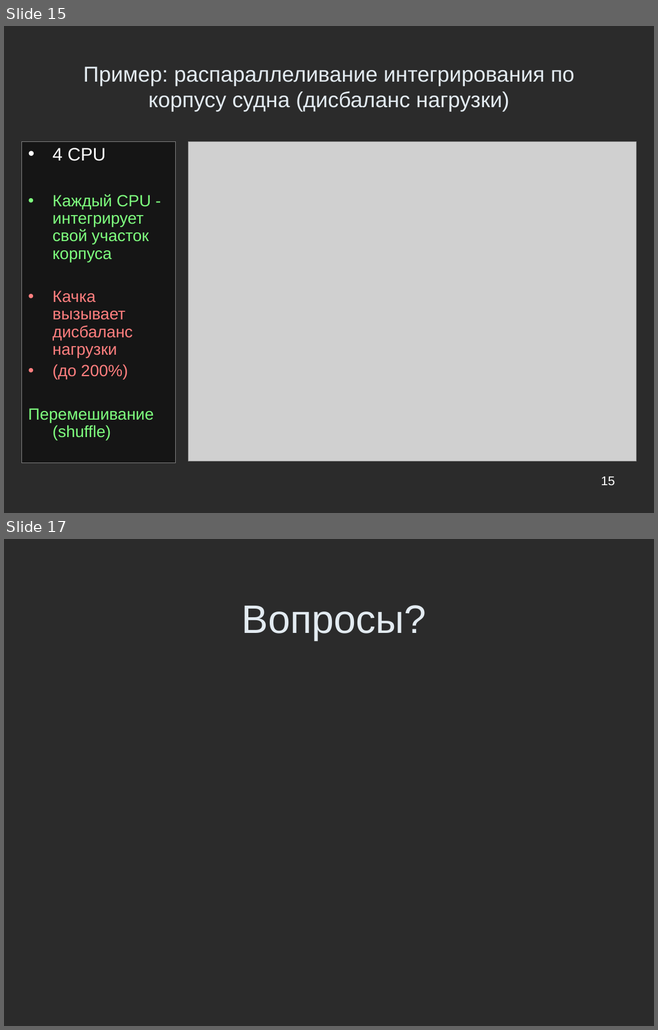
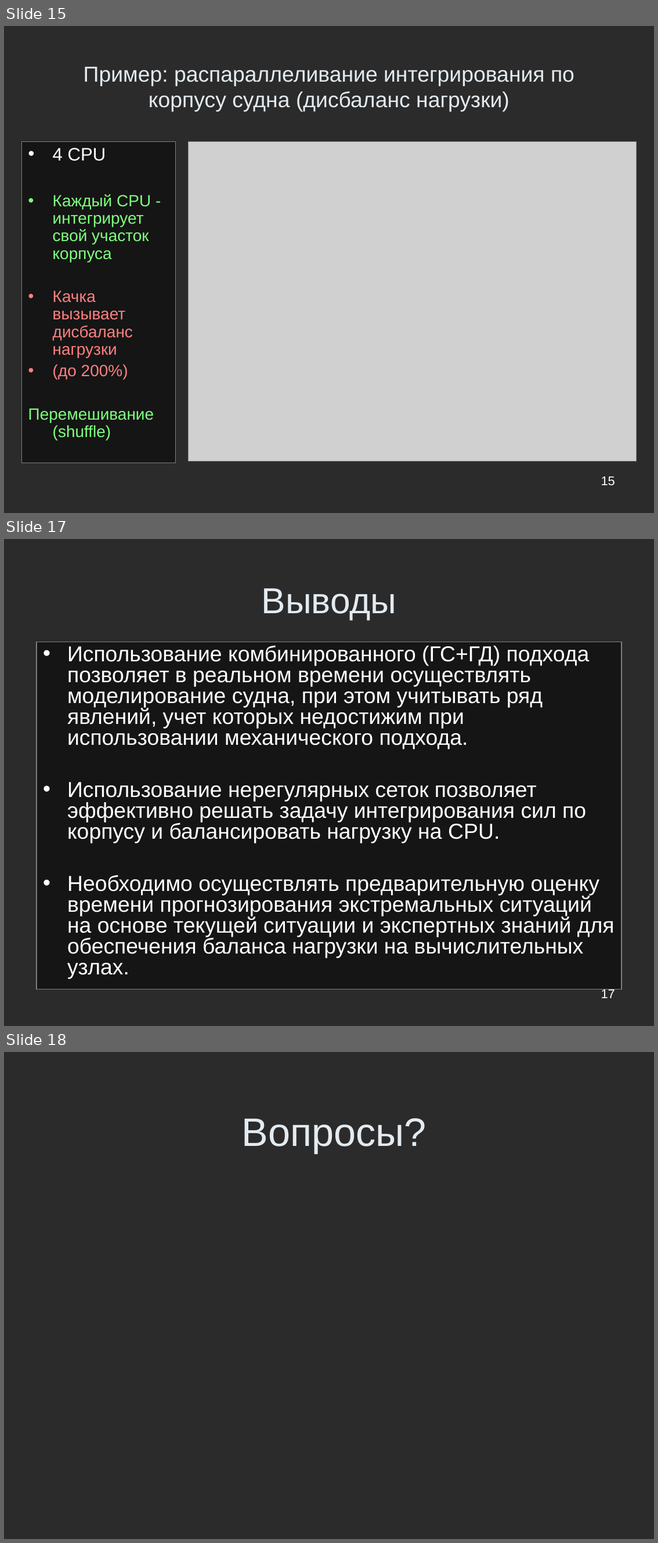
Before and after one commit to Jacobi20/nano-vis, a slide deck: ship_sim/docs/conf_hpc2010/hpc2010_navy_2.ppt. Shown one above the other, each under a label of ours: slides 15 and 17 before the commit, slides 15, 17 and 18 after it; the slides between them are not shown. The pictures are 658x1030 and 658x1543 pixels, drawn with LibreOffice and Linux fonts; fonts in the diff are those of the drawing; grey boxes stand for pictures; background and template pictures are left out; a plain dark background stands for a picture behind light text. Boxes give left, top, right and bottom in pixels: in the first picture for what was removed or moved away, otherwise in the second. Text is boxed around its words. In the diff, an @@ line names an element or a change of style, - is before the commit and + after.

```diff
--- a/ship_sim/docs/conf_hpc2010/hpc2010_navy_2.ppt
+++ b/ship_sim/docs/conf_hpc2010/hpc2010_navy_2.ppt
@@ slide 17 added at (x1=4, y1=539, x2=654, y2=1026), background picture (left out) @@
@@ title added at (x1=262, y1=588, x2=397, y2=620), 40 pt, text #E3EBF1 @@
+Выводы
@@ text added at (x1=36, y1=642, x2=621, y2=990), fill #000000 at 50% opacity, outline #808080 0.74 pt, 24 pt, text #FFFFFF @@
+• Использование комбинированного (ГС+ГД) подхода позволяет в реальном времени осуществлять моделирование судна, при этом учитывать ряд явлений, учет которых недостижим при использовании механического подхода.
+• Использование нерегулярных сеток позволяет эффективно решать задачу интегрирования сил по корпусу и балансировать нагрузку на CPU.
+• Необходимо осуществлять предварительную оценку времени прогнозирования экстремальных ситуаций на основе текущей ситуации и экспертных знаний для обеспечения баланса нагрузки на вычислительных узлах.
@@ page number added at (x1=601, y1=989, x2=615, y2=998), 14 pt, text #FFFFFF @@
+17
@@ what was slide 17 is now slide 18 @@
```
Also in this commit, not shown: 3 slides changed, 1 other slide added, 1 slide removed.
